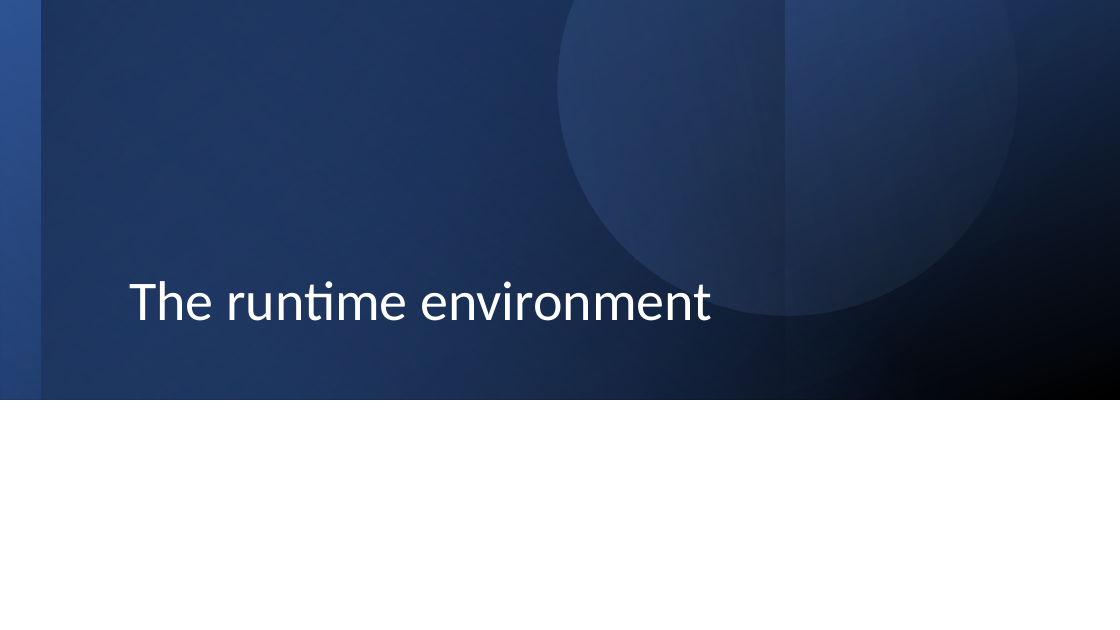
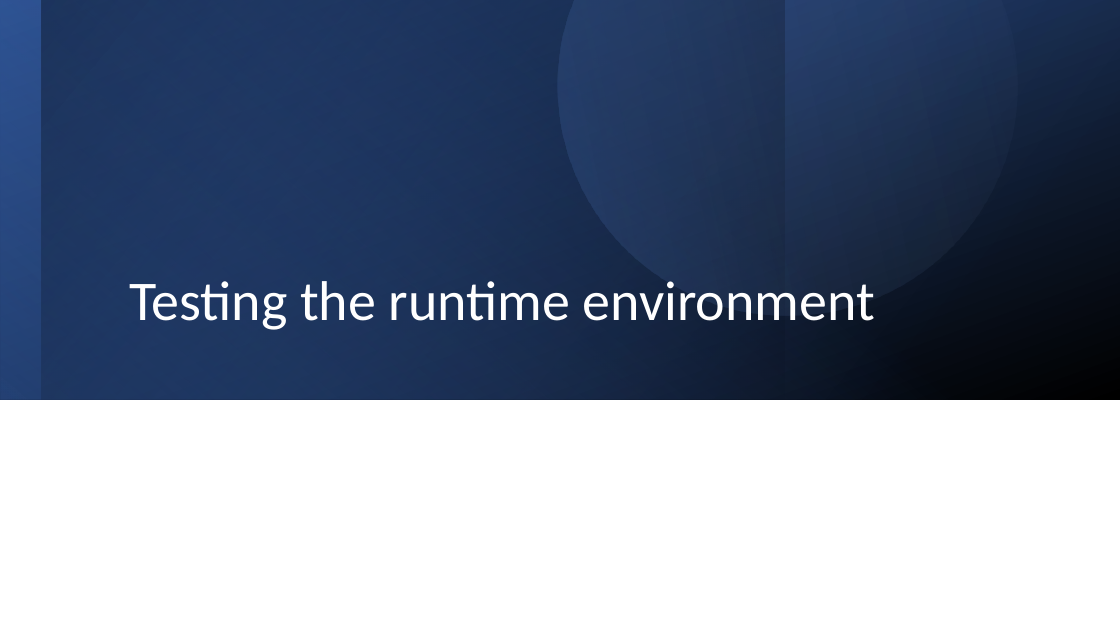
Before and after one commit to lgreski/testing-for-reproducible-research, a slide deck: slide 19 of presentations/testingForReproducibleResearch.pptx. Drawn at 1120x630 pixels with LibreOffice and Linux fonts; fonts in the diff are those of the drawing; background and template pictures are left out. Boxes give left, top, right and bottom in pixels: in the first picture for what was removed or moved away, otherwise in the second. Text is boxed around its words. In the diff, an @@ line names an element or a change of style, - is before the commit and + after.

```diff
--- a/presentations/testingForReproducibleResearch.pptx
+++ b/presentations/testingForReproducibleResearch.pptx
@@ title at (129, 281, 875, 330): text changed @@
-The runtime environment
+Testing the runtime environment
```
Also in this commit, not shown: 4 other slides changed, 1 slide added, 1 other file.
